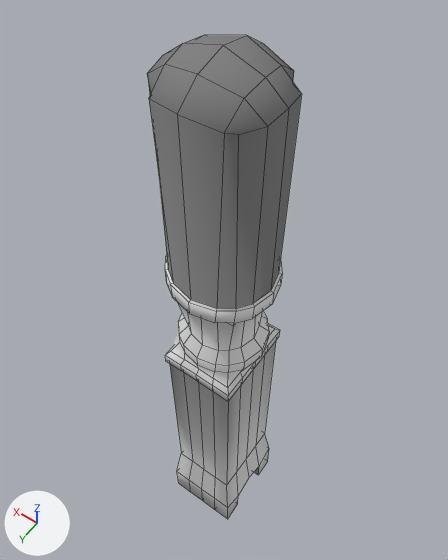
The Blender file PlaceHolder/Assets/Models/LeverHandleBeige.blend, before and after one commit.
One viewpoint serves both versions: a 50 mm lens placed at (-5.78, 8.06, 24.66), pointed at (0.93, -1.33, 9.89). Lighting does not change. The marker at lower left points along +X, +Y and +Z. Mesh edges are drawn as thin lines.

The scene before the commit, as lines of its bpy script (objects in view):
```python
mat_beigematerial = diffuse_material('BeigeMaterial')
mat_beigematerial.base_color = (0.227, 0.227, 0.227)  # grey #838383
me_cube = bpy.data.meshes.new('Cube')
me_cube.from_pydata(...)  # 253 vertices, 244 faces; spans x -1.5..1.5, y -1.5..1.5, z -1.4..18.6
me_cube.polygons.foreach_set('use_smooth', [True] * 244)
# faces by material slot: [32, 68, 144]
me_cube.materials.append(mat_beigematerial)  # grey #838383
me_cube.materials.append(mat_metalmaterial)  # white #e7e7e7
me_cube.materials.append(mat_brassmaterial)  # white #e7e7e7
# before: 4 (1.0, 0.9, 17.7) at pixel (151, 95), 5 (1.0, -0.9, 17.7), 6 (-1.0, -0.9, 17.7) at pixel (293, 84), 7 (-1.0, 0.9, 17.7) at pixel (238, 134)
ob_level = bpy.data.objects.new('level', me_cube)
ob_level.location = (0.0, 0.0, 0.0)
```
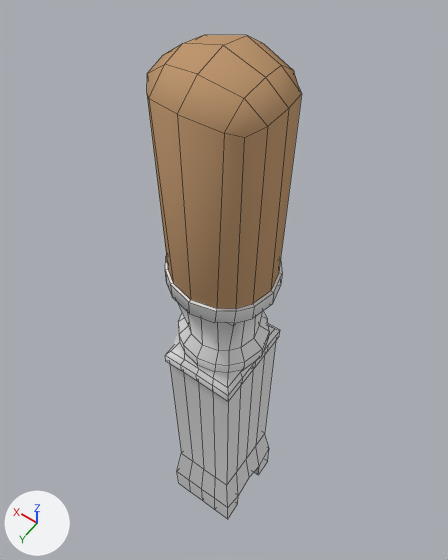
The newer file is also rescaled (x0.01) as a whole; pictures and numbers use the older file's frame.

Location of each change, [x1, y1, x2, y2] in pixels of the pictures (448 x 560 px; the box of a moved part takes in the faces that stretch with it):
'level', recoloured, reshaped, modifiers changed (grey to brown): [147, 35, 302, 519] in both
part 1 of me_cube, moved or reshaped: before [147, 64, 294, 309]; after [147, 64, 301, 309]

What the commit changed:
Material 'BeigeMaterial' (mat_beigematerial) changes colour from grey #838383 to brown #be9770; in linear values from (0.227, 0.227, 0.227) to (0.515, 0.309, 0.162).
me_cube has 253 vertices, 244 faces and spans x -1.5..1.5, y -1.5..1.5, z -1.4..18.6.
me_cube is used by ob_level; location (0.0, 0.0, 0.0).
Verts and faces of me_cube; kept vertices keep their numbers, new ones are numbered from 253.
Part 1, on me_cube:
Vertex 4 moves to (1.1, 0.9, 17.7), pixel (146, 93).
Vertex 5 moves to (1.1, -0.9, 17.7).
Vertex 6 moves to (-1.1, -0.9, 17.7), pixel (298, 86).
Vertex 7 moves to (-1.1, 0.9, 17.7), pixel (244, 137).
Object 'level' (ob_level) gains a EDGE_SPLIT modifier named 'EdgeSplit'.
Modifier setting: split_angle = 1.396.
